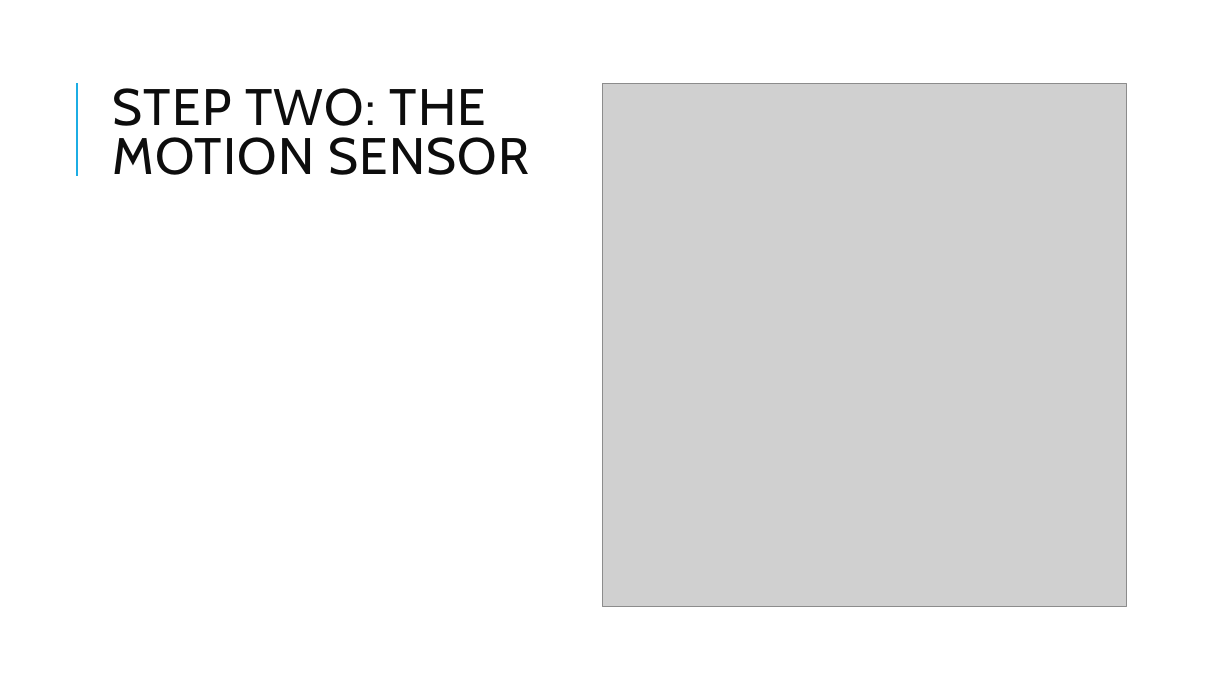
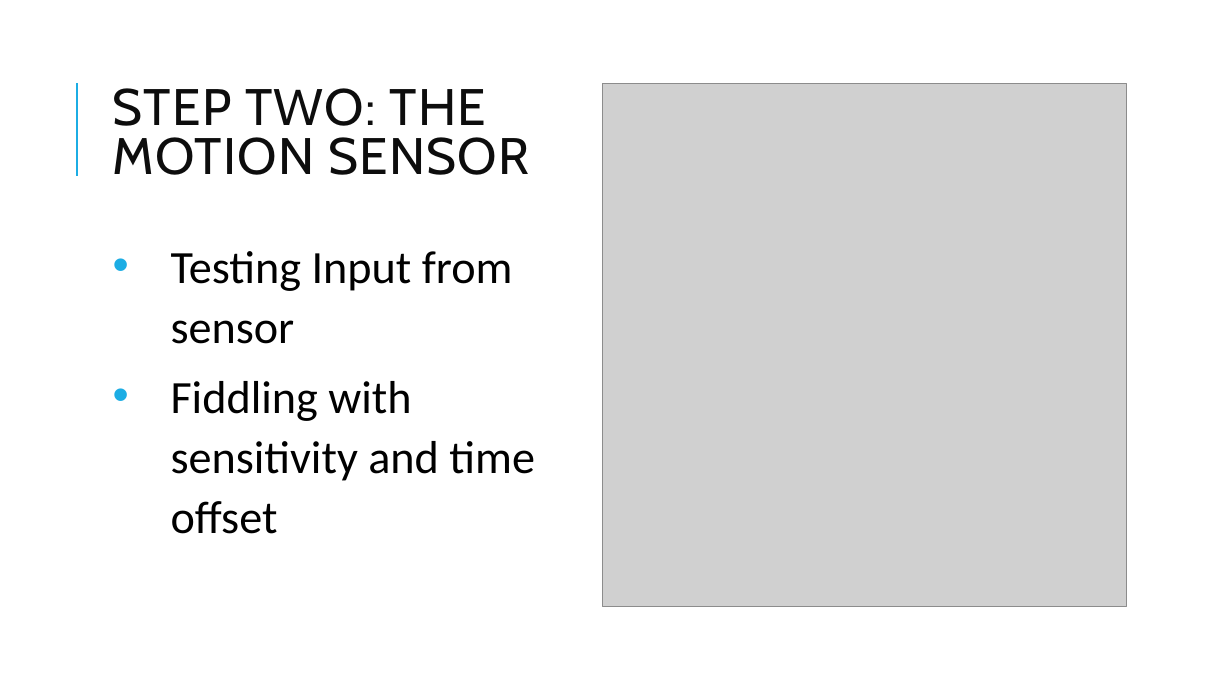
Before and after one commit to jmapjp/EMT2390LStuff, a slide deck: slide 5 of Semester Project/Semester project 2390l.pptx (slide 6 before the commit). Drawn at 1232x693 pixels with LibreOffice and Linux fonts; fonts in the diff are those of the drawing; grey boxes stand for pictures. Boxes give left, top, right and bottom in pixels: in the first picture for what was removed or moved away, otherwise in the second. Text is boxed around its words. In the diff, an @@ line names an element or a change of style, - is before the commit and + after.

```diff
--- a/Semester Project/Semester project 2390l.pptx
+++ b/Semester Project/Semester project 2390l.pptx
@@ text added at (171, 251, 535, 534), 36 pt, text #000000 @@
+• Testing Input from sensor
+• Fiddling with sensitivity and time offset
```
Also in this commit, not shown: 3 other slides changed, 3 slides added, 5 slides removed.
